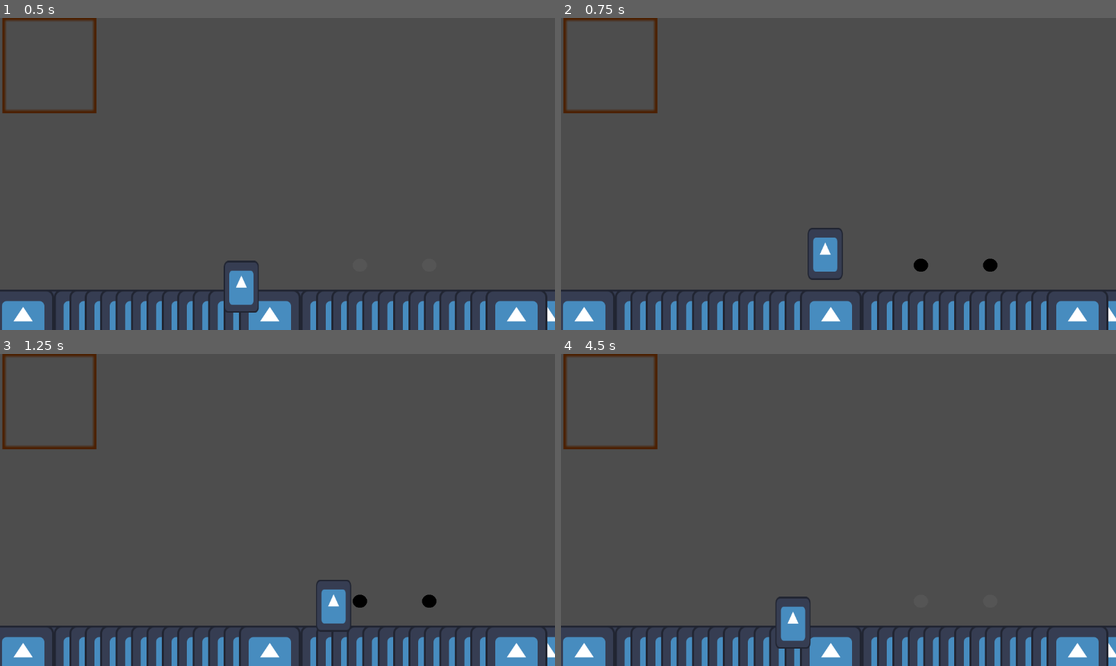
Above: before the commit, frames 1-4 (two rows, left to right).
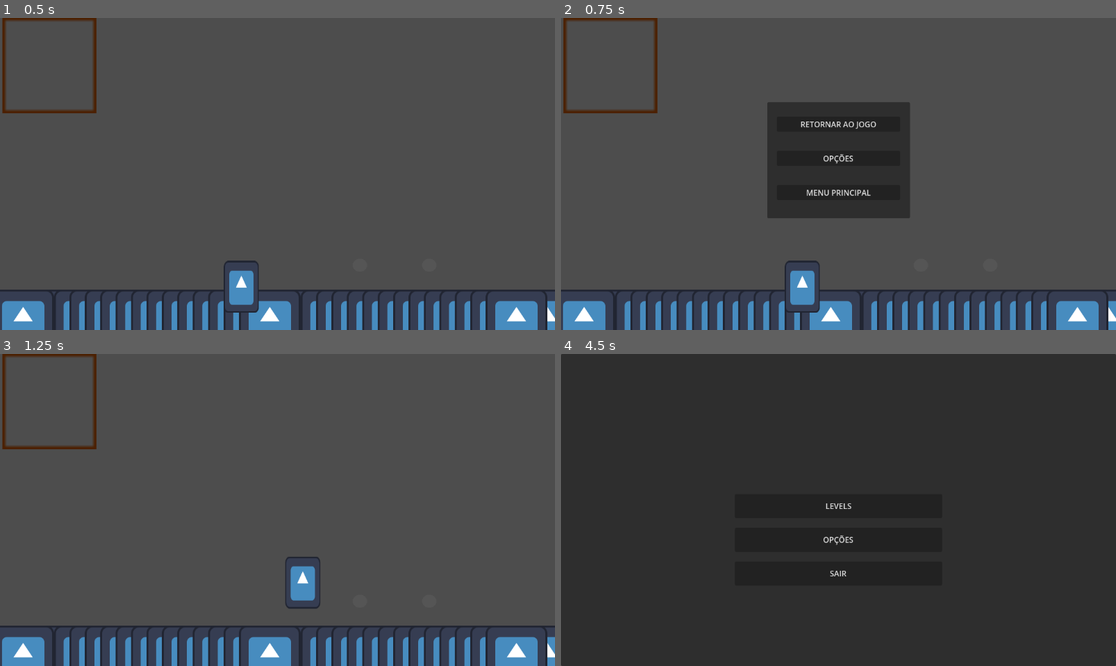
Above: after the commit, the same moments.

Repository: DanielKuhnDeAraujo/OutOfTime
Game: Godot game, scene res://secenes/jogo.tscn
The game is run twice, just before and just after one commit, with the same random seed, the same clock (stepped at 60 frames per second) and the same inputs. The engine's default icon, where the game draws it, is replaced by a stand-in: a white triangle on a blue panel in a dark square.
Inputs (mouse positions are in pixels of both pictures, inside the frame that each line leads up to):
- Up to frame 1 (0.5 s): no input
- Up to frame 2 (0.75 s): tap Enter (ui_accept) at 0.5 s; hold Right (ui_right) from 0.53 s (still down); tap V (futuro) at 0.6 s
- Up to frame 3 (1.25 s): keep holding Right (ui_right); tap Enter (ui_accept) at 0.77 s
- Up to frame 4 (4.5 s): tap X (instanciar) at 1.35 s; tap Enter (ui_accept) at 1.52, 2.75 s; release Right (ui_right) at 2 s; click (838, 460) at 2 s, where only the run after the commit has a clickable "RETORNAR AO JOGO"; hold Left (ui_left) 2.78-3.5 s; tap C (passado) at 2.85 s; click (838, 494) at 3.5 s, where only the run after the commit has a clickable "OPÇÕES"; click (838, 528) at 4.25 s, where only the run after the commit has a clickable "MENU PRINCIPAL"

Frame 1 is identical in both runs. In frame 2, 11% of the frame differs, in the area x 37-79%, y 26-95%; in frame 3, 1.5%; in frame 4, 98%, in the area x 0-100%, y 0-100%.

Commit message:
neris casa comigo

Diff:
--- a/project.godot
+++ b/project.godot
@@ -37,6 +37,11 @@
 "events": [Object(InputEventKey,"resource_local_to_scene":false,"resource_name":"","device":-1,"window_id":0,"alt_press …(192 unchanged characters)…
 ]
 }
+pausa={
+"deadzone": 0.2,
+"events": [Object(InputEventKey,"resource_local_to_scene":false,"resource_name":"","device":-1,"window_id":0,"alt_pressed":false,"shift_pressed":false,"ctrl_pressed":false,"meta_pressed":false,"pressed":false,"keycode":0,"physical_keycode":4194309,"key_label":0,"unicode":0,"location":0,"echo":false,"script":null)
+]
+}
 
 [layer_names]
 
--- /dev/null
+++ b/scripts/pausa.gd
@@ -0,0 +1,46 @@
+extends Control
+
+var active: int = 0
+@onready var retornar: Button = $PanelContainer/MarginContainer/VBoxContainer/retornar
+@onready var sair: Button = $PanelContainer/MarginContainer/VBoxContainer/sair
+@onready var configs: Button = $PanelContainer/MarginContainer/VBoxContainer/configs
+signal atualizar
+signal ativar
+# Called when the node enters the scene tree for the first time.
+func _ready() -> void:
+	visible = false
+	get_tree().paused = false
+
+func _input(event: InputEvent) -> void:
+	if Input.is_action_just_pressed("pausa"):
+		emit_signal("ativar")
+		if get_tree().paused:
+			visible = false
+			get_tree().paused = false
+		else:
+			get_tree().paused = true
+			visible = true
+
+	#if Input.is_action_just_pressed("olhar_baixo"):
+		#if active < 3:
+			#active += 1
+		#else:
+			#active = 1
+	#if Input.is_action_just_pressed("olhar_cima"):
+		#if active > 1:
+			#active -= 1
+		#else:
+			#active = 3
+	#print(active)
+func _on_sair_pressed() -> void:
+	get_tree().paused = false
+	get_tree().change_scene_to_file("res://secenes/tela inicial.tscn")
+
+
+func _on_voltar_pressed() -> void:
+	visible = false
+	get_tree().paused = false
+
+
+func _on_opcoes_pressed() -> void:
+	print("estamos trabalhando nisso!")
--- /dev/null
+++ b/scripts/tela_inicial.gd
@@ -0,0 +1,23 @@
+extends Control
+
+
+# Called when the node enters the scene tree for the first time.
+func _ready() -> void:
+	pass # Replace with function body.
+
+
+# Called every frame. 'delta' is the elapsed time since the previous frame.
+func _process(delta: float) -> void:
+	pass
+
+
+func _on_levels_pressed() -> void:
+	print("APERTOU LEVELS")
+
+
+func _on_opções_pressed() -> void:
+	print("APERTOU opção")
+
+
+func _on_sair_pressed() -> void:
+	queue_free()
--- a/secenes/jogo.tscn
+++ b/secenes/jogo.tscn
@@ -1,10 +1,11 @@
-[gd_scene load_steps=8 format=3 uid="uid://bkmdt1bedki3f"]
+[gd_scene load_steps=9 format=3 uid="uid://bkmdt1bedki3f"]
 
 [ext_resource type="Script" uid="uid://ogobrvbjqmf1" path="res://scripts/jogo.gd" id="1_56hio"]
 [ext_resource type="Texture2D" uid="uid://4q335xxs2p" path="res://icon.svg" id="1_gqj68"]
 [ext_resource type="PackedScene" uid="uid://b2ih5y2lse8i7" path="res://secenes/player.tscn" id="2_7cdr2"]
 [ext_resource type="PackedScene" uid="uid://3k2g35fpa4hn" path="res://secenes/quadrado.tscn" id="3_an2ke"]
 [ext_resource type="Texture2D" uid="uid://66r3uo0h6sni" path="res://assets/moldura.png" id="4_1gnu7"]
+[ext_resource type="PackedScene" uid="uid://blarwmunkrjtj" path="res://secenes/pausa.tscn" id="6_xa44m"]
 
 [sub_resource type="TileSetAtlasSource" id="TileSetAtlasSource_7cdr2"]
 texture = ExtResource("1_gqj68")
@@ -50,3 +51,5 @@
 
 [node name="StaticBody2D2" parent="." instance=ExtResource("3_an2ke")]
 position = Vector2(171, 190)
+
+[node name="MenuDePausa" parent="." instance=ExtResource("6_xa44m")]
--- /dev/null
+++ b/secenes/níveis.tscn
@@ -0,0 +1,77 @@
+[gd_scene load_steps=2 format=3 uid="uid://b3xd2fjsv21pw"]
+
+[ext_resource type="Script" uid="uid://3v35nbq3qcg6" path="res://scripts/tela_inicial.gd" id="1_xo5vr"]
+
+[node name="TelaInicial" type="Control"]
+layout_mode = 3
+anchors_preset = 15
+anchor_right = 1.0
+anchor_bottom = 1.0
+grow_horizontal = 2
+grow_vertical = 2
+script = ExtResource("1_xo5vr")
+
+[node name="Panel" type="Panel" parent="."]
+layout_mode = 1
+anchors_preset = 15
+anchor_right = 1.0
+anchor_bottom = 1.0
+grow_horizontal = 2
+grow_vertical = 2
+
+[node name="MarginContainer" type="MarginContainer" parent="."]
+layout_mode = 1
+anchors_preset = 8
+anchor_left = 0.5
+anchor_top = 0.5
+anchor_right = 0.5
+anchor_bottom = 0.5
+offset_left = -377.75
+offset_top = -199.0
+offset_right = 377.75
+offset_bottom = 199.0
+grow_horizontal = 2
+grow_vertical = 2
+theme_override_constants/margin_left = 20
+theme_override_constants/margin_top = 30
+theme_override_constants/margin_right = 20
+theme_override_constants/margin_bottom = 40
+
+[node name="VBoxContainer2" type="VBoxContainer" parent="MarginContainer"]
+layout_mode = 2
+
+[node name="VBoxContainer" type="HBoxContainer" parent="MarginContainer/VBoxContainer2"]
+custom_minimum_size = Vector2(0, 250)
+layout_mode = 2
+theme_override_constants/separation = 150
+
+[node name="lvl 1" type="Button" parent="MarginContainer/VBoxContainer2/VBoxContainer"]
+custom_minimum_size = Vector2(150, 50)
+layout_mode = 2
+text = "LEVEL 1"
+
+[node name="lvl 2" type="Button" parent="MarginContainer/VBoxContainer2/VBoxContainer"]
+custom_minimum_size = Vector2(150, 50)
+layout_mode = 2
+text = "LEVEL 2"
+
+[node name="lvl 3" type="Button" parent="MarginContainer/VBoxContainer2/VBoxContainer"]
+custom_minimum_size = Vector2(150, 50)
+layout_mode = 2
+text = "LEVEL 3"
+
+[node name="MarginContainer" type="MarginContainer" parent="MarginContainer/VBoxContainer2"]
+layout_mode = 2
+theme_override_constants/margin_left = 250
+theme_override_constants/margin_top = 20
+theme_override_constants/margin_right = 250
+theme_override_constants/margin_bottom = 20
+
+[node name="retornar ao menu" type="Button" parent="MarginContainer/VBoxContainer2/MarginContainer"]
+custom_minimum_size = Vector2(0, 50)
+layout_mode = 2
+text = "retornar ao menu principal"
+
+[connection signal="pressed" from="MarginContainer/VBoxContainer2/VBoxContainer/lvl 1" to="." method="_on_levels_pressed"]
+[connection signal="pressed" from="MarginContainer/VBoxContainer2/VBoxContainer/lvl 2" to="." method="_on_sair_pressed"]
+[connection signal="pressed" from="MarginContainer/VBoxContainer2/VBoxContainer/lvl 3" to="." method="_on_opções_pressed"]
--- /dev/null
+++ b/secenes/pausa.tscn
@@ -0,0 +1,57 @@
+[gd_scene load_steps=2 format=3 uid="uid://blarwmunkrjtj"]
+
+[ext_resource type="Script" uid="uid://daik62tqevk66" path="res://scripts/pausa.gd" id="1_wwgwx"]
+
+[node name="MenuDePausa" type="Control"]
+process_mode = 3
+layout_mode = 3
+anchors_preset = 15
+anchor_right = 1.0
+anchor_bottom = 1.0
+grow_horizontal = 2
+grow_vertical = 2
+script = ExtResource("1_wwgwx")
+
+[node name="PanelContainer" type="PanelContainer" parent="."]
+layout_mode = 1
+anchors_preset = 8
+anchor_left = 0.5
+anchor_top = 0.5
+anchor_right = 0.5
+anchor_bottom = 0.5
+offset_left = -148.25
+offset_top = -149.0
+offset_right = 148.25
+offset_bottom = 92.0
+grow_horizontal = 2
+grow_vertical = 2
+
+[node name="MarginContainer" type="MarginContainer" parent="PanelContainer"]
+layout_mode = 2
+theme_override_constants/margin_left = 20
+theme_override_constants/margin_top = 30
+theme_override_constants/margin_right = 20
+theme_override_constants/margin_bottom = 15
+
+[node name="VBoxContainer" type="VBoxContainer" parent="PanelContainer/MarginContainer"]
+layout_mode = 2
+theme_override_constants/separation = 40
+
+[node name="voltar" type="Button" parent="PanelContainer/MarginContainer/VBoxContainer"]
+custom_minimum_size = Vector2(0, 30)
+layout_mode = 2
+text = "RETORNAR AO JOGO"
+
+[node name="opcoes" type="Button" parent="PanelContainer/MarginContainer/VBoxContainer"]
+custom_minimum_size = Vector2(0, 30)
+layout_mode = 2
+text = "OPÇÕES"
+
+[node name="sair" type="Button" parent="PanelContainer/MarginContainer/VBoxContainer"]
+custom_minimum_size = Vector2(0, 30)
+layout_mode = 2
+text = "MENU PRINCIPAL"
+
+[connection signal="pressed" from="PanelContainer/MarginContainer/VBoxContainer/voltar" to="." method="_on_voltar_pressed"]
+[connection signal="pressed" from="PanelContainer/MarginContainer/VBoxContainer/opcoes" to="." method="_on_opcoes_pressed"]
+[connection signal="pressed" from="PanelContainer/MarginContainer/VBoxContainer/sair" to="." method="_on_sair_pressed"]
--- /dev/null
+++ b/secenes/tela inicial.tscn
@@ -0,0 +1,61 @@
+[gd_scene load_steps=2 format=3 uid="uid://ca8g6dryfu3yl"]
+
+[ext_resource type="Script" uid="uid://3v35nbq3qcg6" path="res://scripts/tela_inicial.gd" id="1_olipr"]
+
+[node name="TelaInicial" type="Control"]
+layout_mode = 3
+anchors_preset = 15
+anchor_right = 1.0
+anchor_bottom = 1.0
+grow_horizontal = 2
+grow_vertical = 2
+script = ExtResource("1_olipr")
+
+[node name="Panel" type="Panel" parent="."]
+layout_mode = 1
+anchors_preset = 15
+anchor_right = 1.0
+anchor_bottom = 1.0
+grow_horizontal = 2
+grow_vertical = 2
+
+[node name="MarginContainer" type="MarginContainer" parent="."]
+layout_mode = 1
+anchors_preset = 8
+anchor_left = 0.5
+anchor_top = 0.5
+anchor_right = 0.5
+anchor_bottom = 0.5
+offset_left = -235.125
+offset_top = -63.0
+offset_right = 235.125
+offset_bottom = 197.0
+grow_horizontal = 2
+grow_vertical = 2
+theme_override_constants/margin_left = 20
+theme_override_constants/margin_top = 30
+theme_override_constants/margin_right = 20
+theme_override_constants/margin_bottom = 40
+
+[node name="VBoxContainer" type="VBoxContainer" parent="MarginContainer"]
+layout_mode = 2
+theme_override_constants/separation = 20
+
+[node name="levels" type="Button" parent="MarginContainer/VBoxContainer"]
+custom_minimum_size = Vector2(0, 50)
+layout_mode = 2
+text = "LEVELS"
+
+[node name="opções" type="Button" parent="MarginContainer/VBoxContainer"]
+custom_minimum_size = Vector2(0, 50)
+layout_mode = 2
+text = "OPÇÕES"
+
+[node name="sair" type="Button" parent="MarginContainer/VBoxContainer"]
+custom_minimum_size = Vector2(0, 50)
+layout_mode = 2
+text = "SAIR"
+
+[connection signal="pressed" from="MarginContainer/VBoxContainer/levels" to="." method="_on_levels_pressed"]
+[connection signal="pressed" from="MarginContainer/VBoxContainer/opções" to="." method="_on_opções_pressed"]
+[connection signal="pressed" from="MarginContainer/VBoxContainer/sair" to="." method="_on_sair_pressed"]
Not shown, added: scripts/pausa.gd.uid
Not shown, added: scripts/tela_inicial.gd.uid
